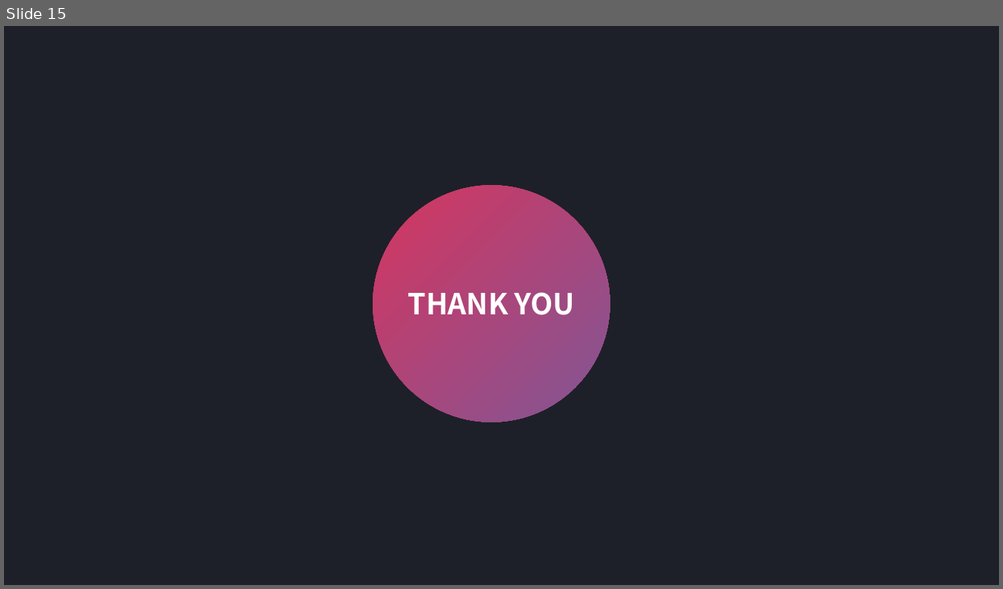
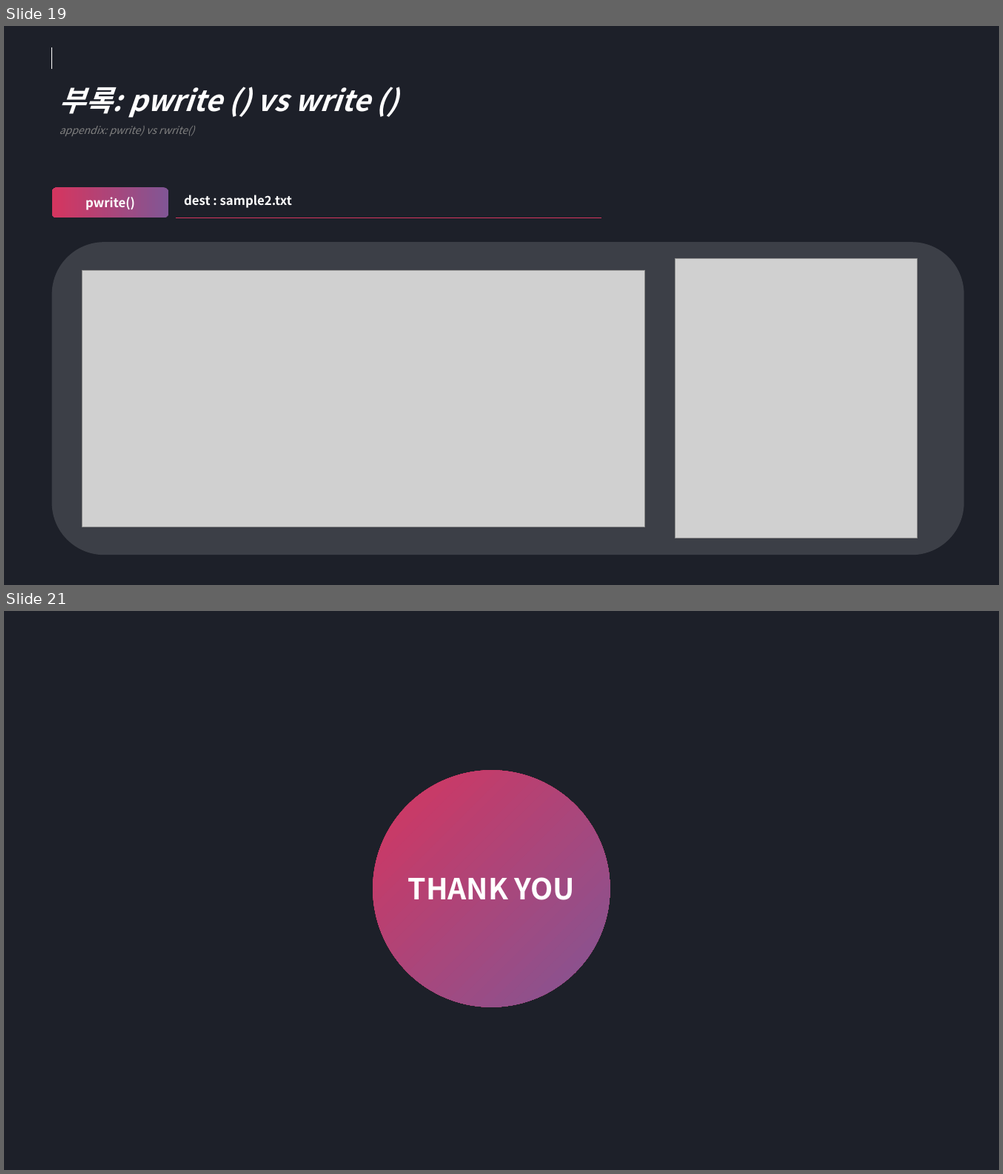
Before and after one commit to shinhojin/LiSearch_Dankook_Univ._Linux_Search, a slide deck: Presentation/CH05 FILE IO FURTHER DETAILS.pptx. Shown one above the other, each under a label of ours: slide 15 before the commit, slides 19 and 21 after it; the slides between them are not shown. The pictures are 1003x589 and 1003x1174 pixels, drawn with LibreOffice and Linux fonts; fonts in the diff are those of the drawing; grey boxes stand for pictures. Boxes give left, top, right and bottom in pixels: in the first picture for what was removed or moved away, otherwise in the second. Text is boxed around its words. In the diff, an @@ line names an element or a change of style, - is before the commit and + after.

```diff
--- a/Presentation/CH05 FILE IO FURTHER DETAILS.pptx
+++ b/Presentation/CH05 FILE IO FURTHER DETAILS.pptx
@@ slide 19 added at box(4, 26, 999, 585), background #1D2029 @@
@@ line added from (52, 47) to (52, 68), #FFFFFF 0.5 pt @@
@@ text added at box(60, 87, 370, 136), 10 pt, text #808080, italic @@
+부록: pwrite () vs write ()
+appendix: pwrite) vs rwrite()
@@ rounded rectangle added at box(52, 188, 169, 218), fill gradient #815695 to #D5355F, 12 pt, text #FFFFFF, bold @@
+pwrite()
@@ text added at box(184, 195, 292, 208), 12 pt, text #FFFFFF, bold @@
+dest : sample2.txt
@@ line added from (176, 218) to (602, 218), #815695 0.5 pt @@
@@ rounded rectangle added at box(52, 242, 964, 556), fill #FFFFFF at 14% opacity @@
@@ picture added at box(674, 259, 916, 539) @@
@@ picture added at box(82, 270, 645, 528) @@
@@ what was slide 15 is now slide 21 @@
```
Also in this commit, not shown: 2 slides changed, 5 other slides added.
